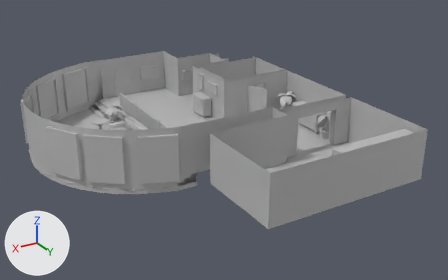
Renders of the FBX model Unity/Assets/Props/Murder_Room01.fbx from each side of a commit.
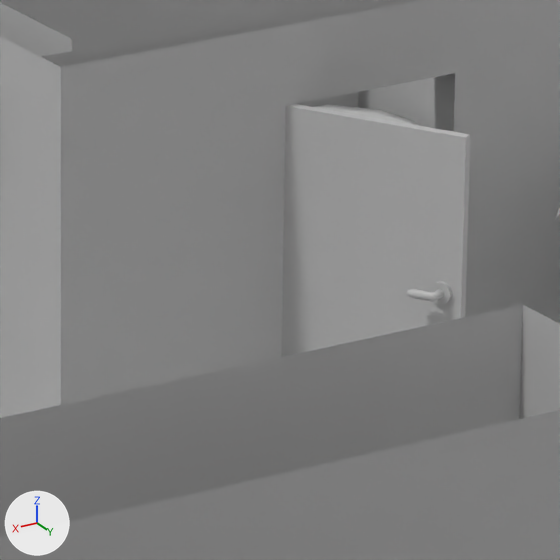
The first picture shows the older version from a 50 mm lens placed at (2.594, 5.088, 2.079), pointed at (0.285, 1.24, 0.155). The close-ups show both versions on the part from 49% to 62% of the width and 27% to 48% of the height of that picture; other places that the commit changed are outside them. The lights are fixed; the arrows at lower left show +X, +Y and +Z. Where no turn or scale is listed for an object, it has been applied to the vertices. Vertices at the same position are counted once.

The first close-up shows 'Bathroom_Door01', 'Bathroom_Doorframe01', 'Bathroom_Wall01', 'Bathroom_Wall02', 'Bathroom_Wall03', 'Bathroom_Wall04', 'BedRoom_Wall05', 'LivingRoom_Wall_01', 'LivingRoom_Wall_04', 'Room_DoorFrame01', 'Room_wall02'.
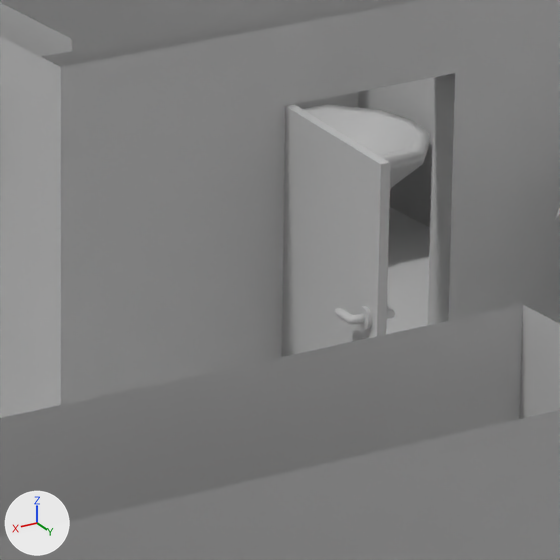
Where the newer file only moved an object's origin or applied its transform, the numbers keep the older frame.

Where the change shows, as pixel boxes [x1, y1, x2, y2] in the close-ups (560 x 560 px; the box of a moved part takes in the faces that stretch with it):
'Bathroom_Door01', reshaped, moved: before [281, 104, 470, 357]; after [281, 104, 395, 357]
part 1 of me_mesh_061, moved or reshaped: before [407, 281, 452, 304]; after [387, 305, 395, 319]
part 2 of me_mesh_061, moved or reshaped: before [281, 104, 470, 357]; after [281, 104, 390, 357]
part 3 of me_mesh_061, added: after [334, 306, 372, 330]
'Bathroom_Doorframe01', unchanged, uncovered by the edit: before [433, 73, 455, 132]; after [428, 73, 455, 325]
'BathRoom_Floor', unchanged, uncovered by the edit: after [386, 207, 430, 334]
'Bathrub01', unchanged, uncovered by the edit: before [316, 104, 419, 126]; after [303, 104, 429, 189]

Diff of the bpy script that builds the scene:
```diff
--- a/Unity/Assets/Props/Murder_Room01.fbx.py
+++ b/Unity/Assets/Props/Murder_Room01.fbx.py
@@ me_mesh_061 @@
 me_mesh_061.from_pydata(...)  # 181 vertices, 198 faces; spans x -0.052..0.052, y -0.081..0.081, z -0.149..0.149
 # used by ob_bathroom_door01; location = (-0.2364, 0.9259, 0.2582)
+# me_mesh_061 part 1: the loose piece of 86 vertices spanning x -0.032..0.002, y 0.05..0.076, z -0.01..0.011 is multiplied about its middle by the matrix ((-0.914, -0.406, 0.0), (-0.406, 0.914, 0.0), (0.0, 0.0, 1.0)), then moved by (0.011, 0.092, -0.149)
+# me_mesh_061 part 2: the loose piece of 8 vertices spanning x -0.045..0.052, y -0.081..0.081, z -0.149..0.149 is turned -34.8 degrees about the z axis through its middle, then moved by (0.0, 0.09, -0.149)
+# me_mesh_061 part 3: the loose piece of 86 vertices spanning x -0.032..0.002, y 0.05..0.076, z -0.01..0.011 is copied, and the copy is turned -34.8 degrees about the z axis through its middle, then moved by (0.039, 0.089, -0.149); it spans x 0.014..0.034, y 0.132..0.17, z -0.159..-0.138
 me_mesh_061.materials.append(mat_lambert1)
@@ ob_bathroom_door01 @@
 ob_bathroom_door01 = bpy.data.objects.new('Bathroom_Door01', me_mesh_061)
-ob_bathroom_door01.location = (-0.2364, 0.9259, 0.2582)
+ob_bathroom_door01.location = (-0.1848, 0.85, 0.4073)
```
